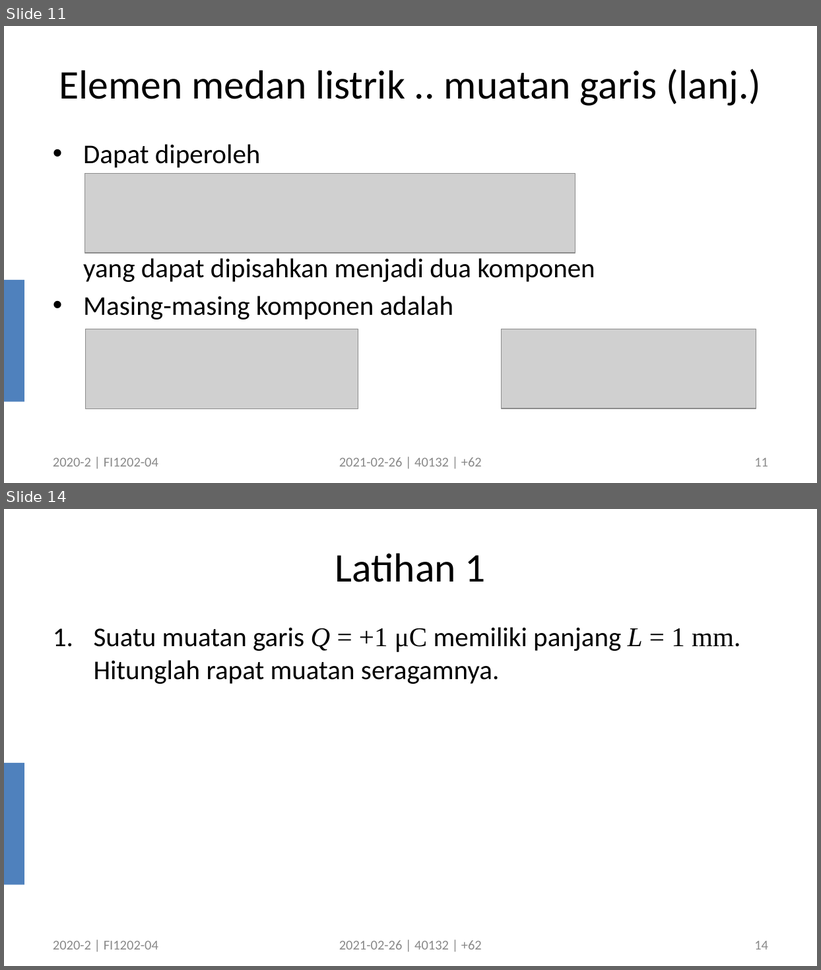
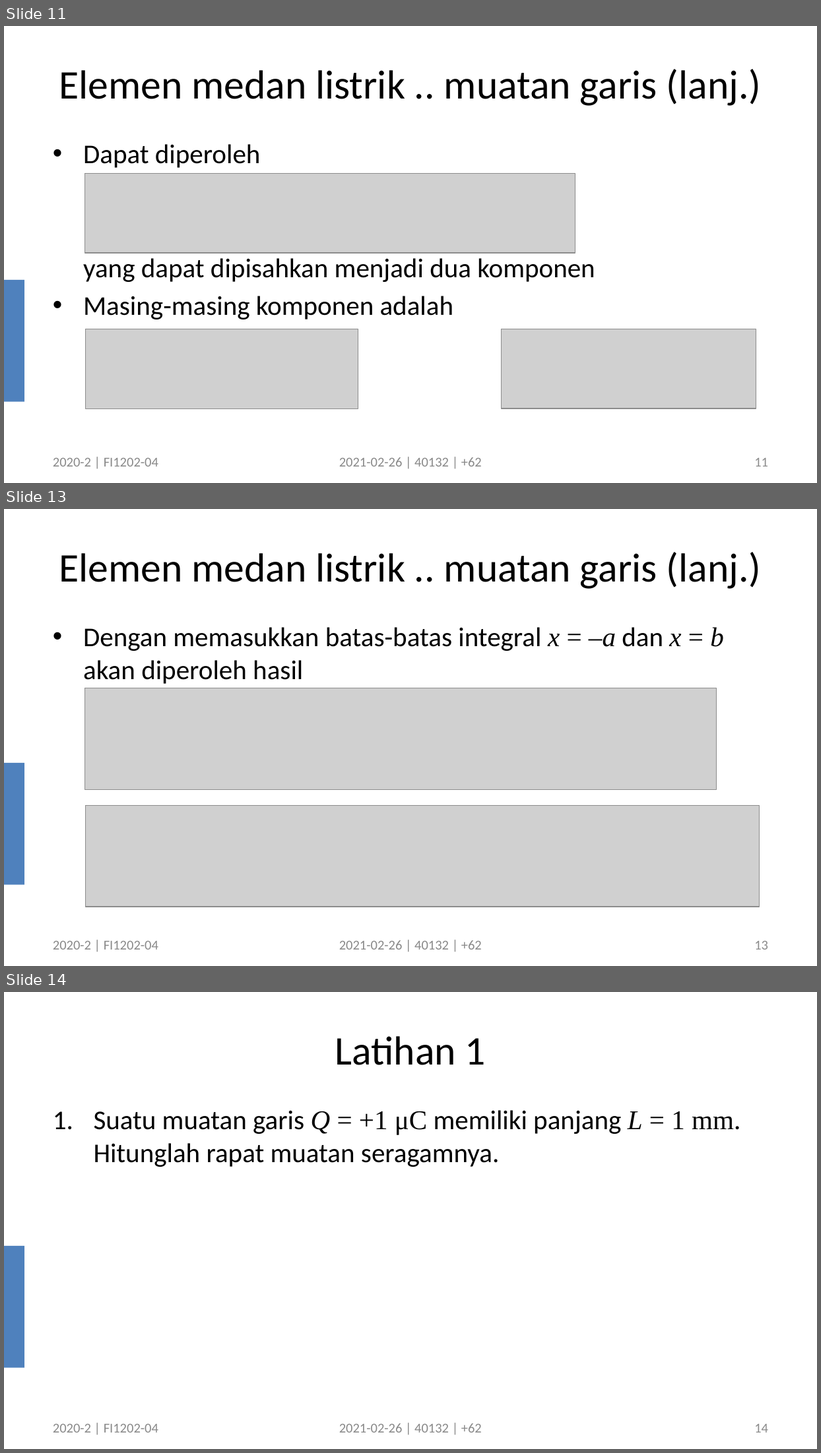
Before and after one commit to dudung/soal, a slide deck: src/figs/pptx/0003_4.pptx. Shown one above the other, each under a label of ours: slides 11 and 14 before the commit, slides 11, 13 and 14 after it; the slides between them are not shown. The pictures are 821x970 and 821x1453 pixels, drawn with LibreOffice and Linux fonts; fonts in the diff are those of the drawing; grey boxes stand for pictures. Boxes give left, top, right and bottom in pixels: in the first picture for what was removed or moved away, otherwise in the second. Text is boxed around its words. In the diff, an @@ line names an element or a change of style, - is before the commit and + after.

```diff
--- a/src/figs/pptx/0003_4.pptx
+++ b/src/figs/pptx/0003_4.pptx
@@ slide 13 added at bbox=[4, 509, 817, 966], background #FFFFFF; not listed: 1 template element that a slide beside it also shows @@
@@ title added at bbox=[59, 552, 762, 589], 36 pt, text #000000 @@
+Elemen medan listrik .. muatan garis (lanj.)
@@ text added at bbox=[83, 627, 724, 684], 24 pt, text #000000 @@
+• Dengan memasukkan batas-batas integral x = –a dan x = b akan diperoleh hasil
@@ picture added at bbox=[85, 688, 716, 789] @@
@@ picture added at bbox=[85, 806, 760, 908] @@
@@ text added at bbox=[53, 941, 158, 950], 12 pt, text #898989 @@
+2020-2 | FI1202-04
@@ text added at bbox=[339, 941, 482, 950], 12 pt, text #898989 @@
+2021-02-26 | 40132 | +62
@@ page number added at bbox=[754, 941, 768, 950], 12 pt, text #8C8C8C @@
+13
```
Also in this commit, not shown: 3 slides changed, 3 other slides added, 1 other file.
